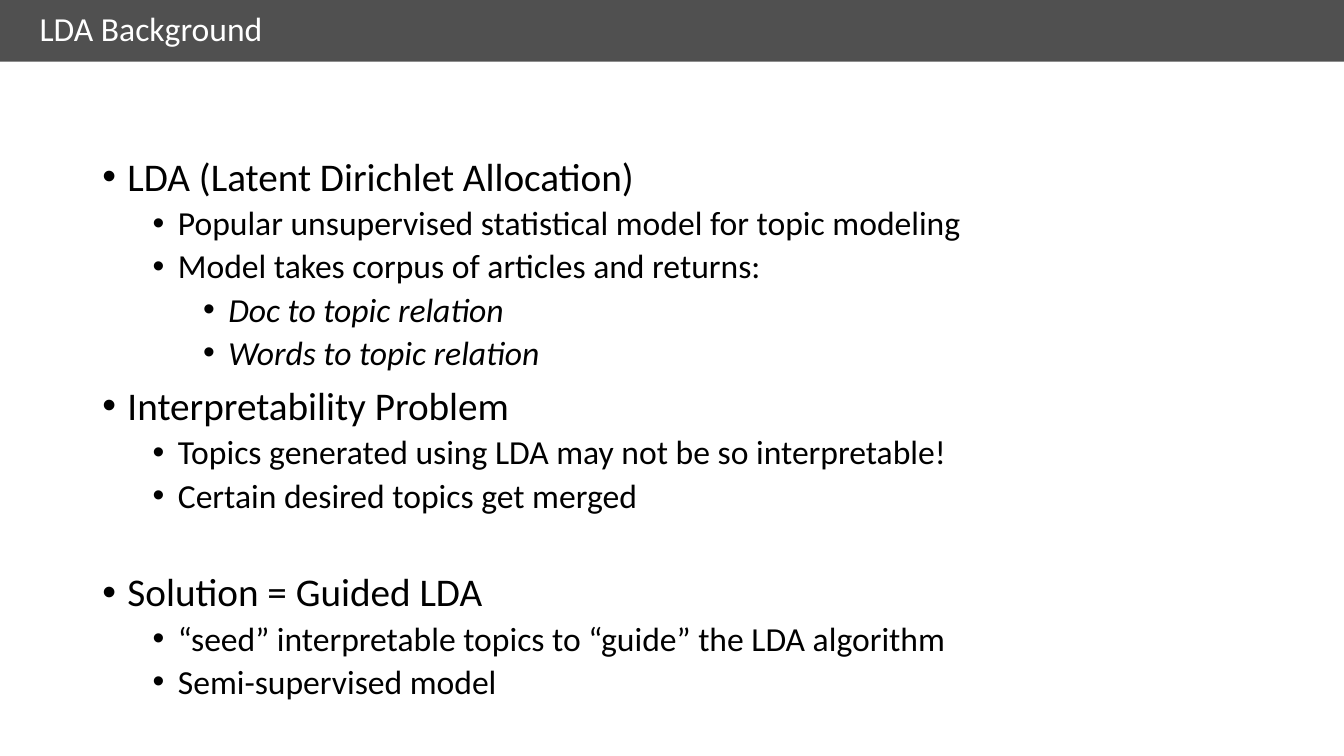
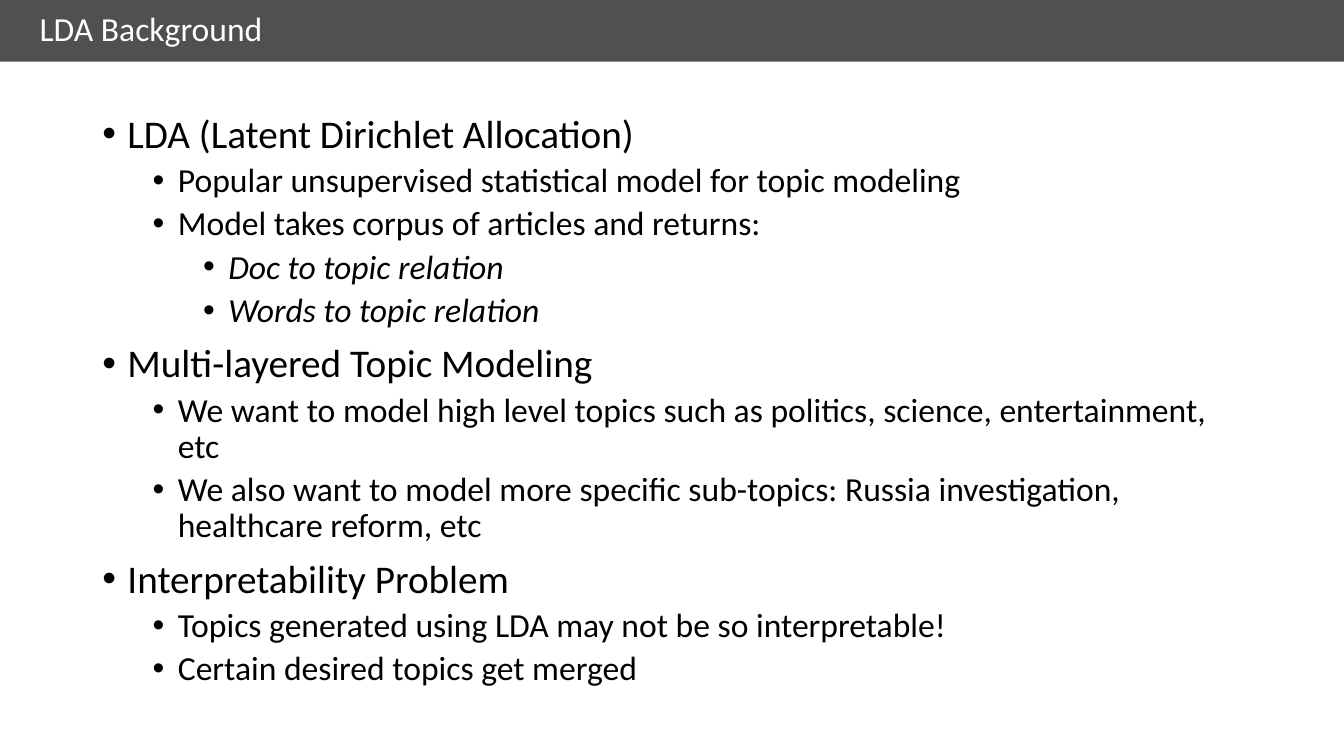
Before and after one commit to ryanbae89/news_analyzer, a slide deck: slide 4 of doc/WeReadTheNews.pptx. Drawn at 1344x756 pixels with LibreOffice and Linux fonts; fonts in the diff are those of the drawing. Boxes give left, top, right and bottom in pixels: in the first picture for what was removed or moved away, otherwise in the second. Text is boxed around its words. In the diff, an @@ line names an element or a change of style, - is before the commit and + after.

```diff
--- a/doc/WeReadTheNews.pptx
+++ b/doc/WeReadTheNews.pptx
@@ text "LDA (Latent Dirichlet Allocation)": place and size @@
-text "LDA (Latent Dirichlet Allocation)" at [127,162,960,700]
+text "LDA (Latent Dirichlet Allocation)" at [127,119,1206,686]
@@ text at [127,349,1206,541]: paragraphs added @@
+• Multi-layered Topic Modeling
+  • We want to model high level topics such as politics, science, entertainment, etc
+  • We also want to model more specific sub-topics: Russia investigation, healthcare reform, etc
@@ text at [127,578,945,700]: paragraphs removed @@
-• Solution = Guided LDA
-  • “seed” interpretable topics to “guide” the LDA algorithm
-  • Semi-supervised model
```
Also in this commit, not shown: 2 slides added.
